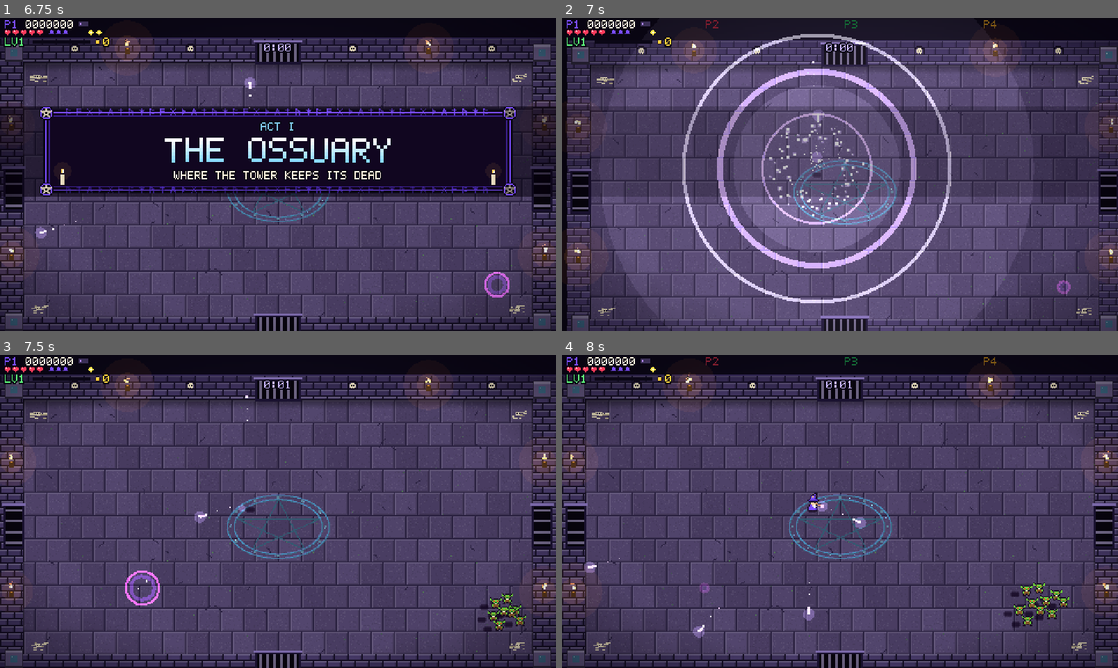
Above: before the commit, frames 1-4 (two rows, left to right).
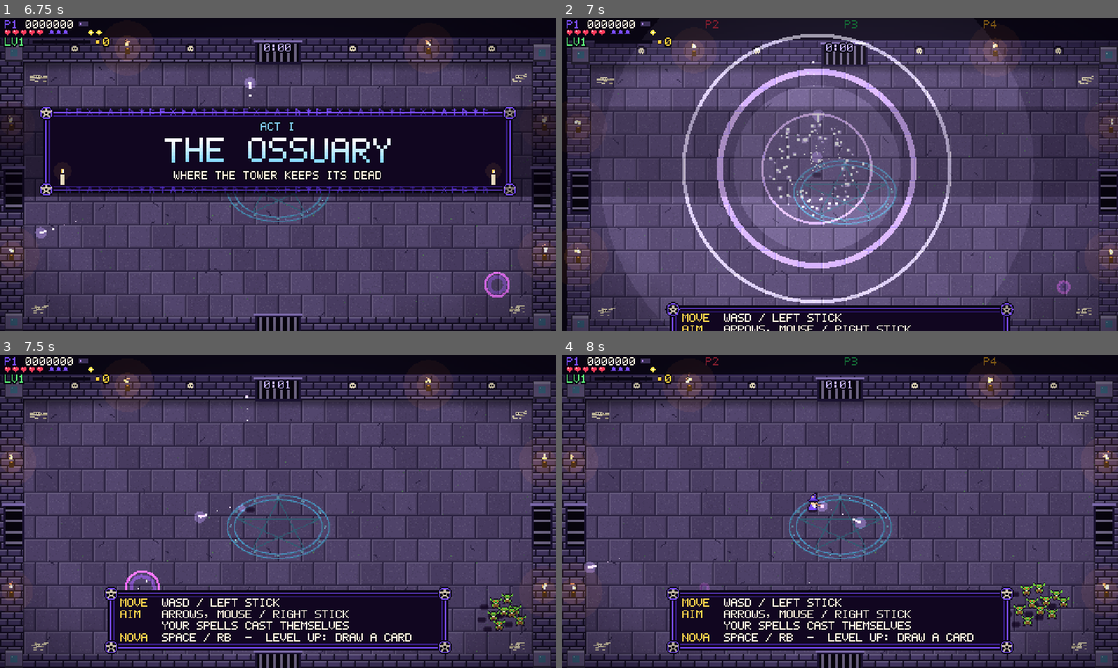
Above: after the commit, the same moments.

Repository: Proximo0/MagicSmash
Game: Godot game, scene res://game/main.tscn
The game is run twice, just before and just after one commit, with the same random seed, the same clock (stepped at 60 frames per second) and the same inputs.
Inputs (mouse positions are in pixels of both pictures, inside the frame that each line leads up to):
- Up to frame 1 (6.75 s): tap Enter at 0.5, 2.1, 6.6 s; move the mouse to (400, 158) at 0.52 s; hold Right 0.53-1.25 s; tap P at 0.6, 5.1 s; click (400, 158) at 0.67 s; tap Space at 0.77, 3.77 s; drag from (166, 190) to (250, 237) at 1.27 s; move the mouse to (333, 105) at 2.02 s; hold Right 2.03-2.75 s; click (333, 105) at 2.17 s; drag from (250, 237) to (111, 127) at 2.77 s; move the mouse to (444, 221) at 3.52 s; hold Left 3.53-4.25 s; tap Z at 3.6 s; click (444, 221) at 3.67 s; drag from (111, 127) to (194, 96) at 4.27 s; move the mouse to (305, 174) at 5.02 s; hold Down 5.03-5.75 s; click (305, 174) at 5.17 s; drag from (194, 96) to (166, 190) at 5.77 s; move the mouse to (400, 158) at 6.52 s; hold Up from 6.53 s (still down); click (400, 158) at 6.67 s
- Up to frame 2 (7 s): keep holding Up; tap Space at 6.77 s
- Up to frame 3 (7.5 s): release Up at 7.25 s; drag from (166, 527) to (250, 574) at 7.27 s
- Up to frame 4 (8 s): no input

Frame 1 is identical in both runs. In frame 2, 4.8% of the frame differs, in the area x 18-82%, y 90-100%; in frame 3, 12%, in the area x 18-82%, y 74-96%; in frame 4, 12%.

Commit message:
First run: a controls hint for the first ten seconds of a player's first fight
Co-Authored-By: Claude Opus 5.5 <noreply@anthropic.com>
Claude-Session: https://claude.ai/code/session_01Mr779yQiKfgnxCHZUAtBUk

Diff:
--- a/game/arena/arena.gd
+++ b/game/arena/arena.gd
@@ -76,6 +76,15 @@
 ## A fallen wizard's ghost rising from where they fell: [position, seconds, wizard].
 var _ghosts: Array = []
 const GHOST_LIFE := 1.8
+## The controls hint on a player's first run: seconds into the fight it shows (-1: not yet), and how long.
+var _hint_t := -1.0
+const HINT_LIFE := 10.0
+const HINT_LINES := [
+	["MOVE", "WASD / LEFT STICK"],
+	["AIM", "ARROWS, MOUSE / RIGHT STICK"],
+	["", "YOUR SPELLS CAST THEMSELVES"],
+	["NOVA", "SPACE / RB  -  LEVEL UP: DRAW A CARD"],
+]
 ## The act of the tower the run is in (Lore.ACTS); the backdrop fades to the next act's.
 var act := 0
 var bg_next: Sprite2D
@@ -290,6 +299,13 @@
 		if banner.act != "":
 			Sfx.play("gong")
 	_update_act(dt)
+	if _hint_t < 0.0 and run_t > 0.5 and not Save.settings.seen_tutorial and not Flags.is_scripted_run():
+		_hint_t = 0.0
+	elif _hint_t >= 0.0 and _hint_t < HINT_LIFE:
+		_hint_t += dt
+		if _hint_t >= HINT_LIFE:
+			Save.settings.seen_tutorial = true
+			Save.write_settings()
 	for g: Array in _ghosts:
 		g[1] += dt
 	_ghosts = _ghosts.filter(func(g: Array) -> bool: return g[1] < GHOST_LIFE)
@@ -1176,6 +1192,20 @@
 
 ## Active rune circles on the additive floor layer: a double ring with gold runes turning between, a pentagram
 ## inside (a hexagram for the Seal of Solomon, with motes drawn inward), flaring on every damage tick.
+## The first-run controls hint: a small occult panel low on the screen that slides in and out.
+func _draw_hint(ci: CanvasItem) -> void:
+	if _hint_t < 0.0 or _hint_t >= HINT_LIFE:
+		return
+	var k := minf(1.0, minf(_hint_t, HINT_LIFE - _hint_t) * 3.0)
+	var r := Rect2(96, 206 + (1.0 - k) * 70.0, 288, 46)
+	Occult.frame(ci, r, time, false)
+	var y := r.position.y + 4
+	for l: Array in HINT_LINES:
+		PixelFont.draw(ci, l[0], Vector2(r.position.x + 8, y), 1, Color("ffd94d"))
+		PixelFont.draw(ci, l[1], Vector2(r.position.x + 44, y), 1, Color("fff6e0"))
+		y += 10
+
+
 func _draw_runes(ci: CanvasItem) -> void:
 	for c: Array in vr:
 		var at: Vector2 = c[0]
@@ -1535,6 +1565,7 @@
 			Occult.rune(ci, Vector2(240 + nw / 2.0 + 8 + k * 7, 249), k + 5, glow)
 		ci.draw_rect(Rect2(bx, 260, bw * boss_f, 4), Color("4dfff0") if boss_f > 0.5 else Color("ff4d6a"))
 		ci.draw_rect(Rect2(bx, 260, bw * boss_f, 1), Color.WHITE)
+	_draw_hint(ci)
 	_draw_reveals(ci, dark)
 	_draw_bets(ci, dark)
 	# Banner
--- a/game/logic/settings.gd
+++ b/game/logic/settings.gd
@@ -21,6 +21,8 @@
 var shake: bool = true
 ## Whether the prologue has been shown once (it then plays only from THE TALE on the title).
 var seen_prologue: bool = false
+## Whether the controls hint has been shown at the start of a first run.
+var seen_tutorial: bool = false
 
 
 static func row_count() -> int:
@@ -94,7 +96,8 @@
 
 
 func to_dict() -> Dictionary:
-	return {"music": music, "sound": sound, "display": display, "shake": shake, "seen_prologue": seen_prologue}
+	return {"music": music, "sound": sound, "display": display, "shake": shake, "seen_prologue": seen_prologue,
+		"seen_tutorial": seen_tutorial}
 
 
 ## Settings from a saved dictionary. Missing or broken values keep their defaults; numbers are clamped.
@@ -105,4 +108,5 @@
 	s.display = clampi(int(d.get("display", s.display)), 0, DISPLAY_NAMES.size() - 1)
 	s.shake = bool(d.get("shake", s.shake))
 	s.seen_prologue = bool(d.get("seen_prologue", false))
+	s.seen_tutorial = bool(d.get("seen_tutorial", false))
 	return s
--- a/tests/unit/test_settings.gd
+++ b/tests/unit/test_settings.gd
@@ -46,3 +46,10 @@
 	assert_eq(bad.sound, 0)
 	assert_eq(bad.display, Settings.DISPLAY_NAMES.size() - 1)
 	assert_true(bad.shake, "missing keys keep their defaults")
+
+
+func test_the_tutorial_flag_survives_a_save() -> void:
+	var s := Settings.new()
+	s.seen_tutorial = true
+	assert_true(Settings.from_dict(s.to_dict()).seen_tutorial)
+	assert_false(Settings.from_dict({}).seen_tutorial)
